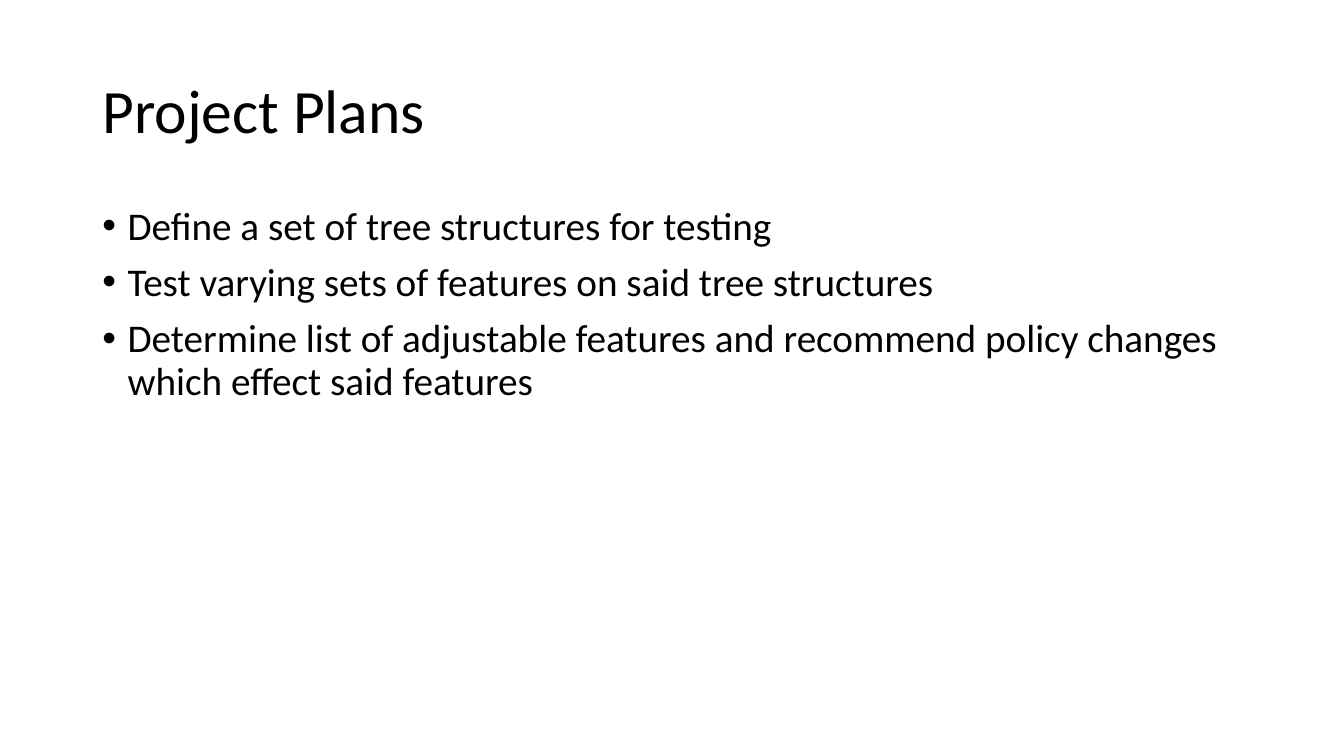
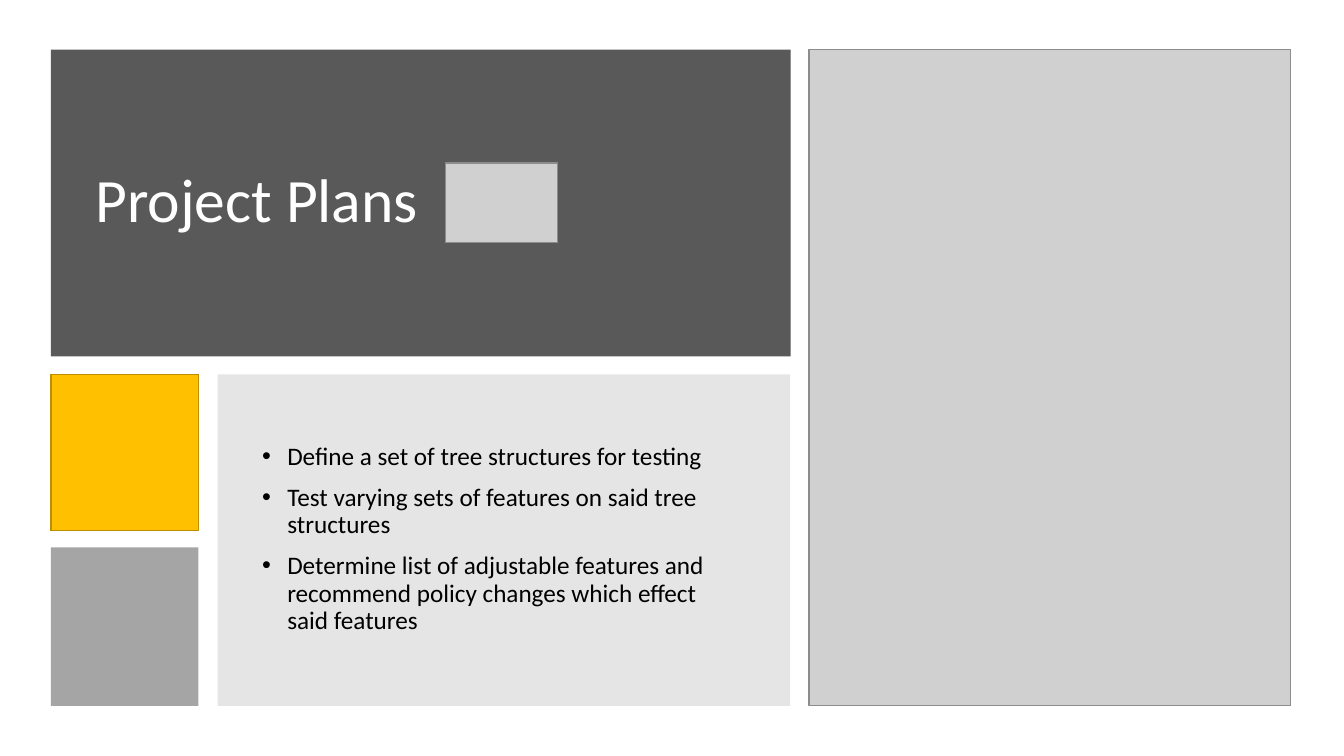
Before and after one commit to DillWithIt77/D2P-Spring-2021, a slide deck: slide 8 of Trees Get Degrees.pptx (slide 7 before the commit). Drawn at 1344x756 pixels with LibreOffice and Linux fonts; fonts in the diff are those of the drawing; grey boxes stand for pictures. Boxes give left, top, right and bottom in pixels: in the first picture for what was removed or moved away, otherwise in the second. Text is boxed around its words. In the diff, an @@ line names an element or a change of style, - is before the commit and + after.

```diff
--- a/Trees Get Degrees.pptx
+++ b/Trees Get Degrees.pptx
@@ rectangle added at [51, 49, 791, 356], fill #595959 @@
@@ picture added at [810, 49, 1292, 706] @@
@@ title "Project Plans": place and size @@
-title "Project Plans" at [102, 90, 425, 144]
+title "Project Plans" at [95, 179, 418, 233]
@@ title "Project Plans" at [95, 179, 418, 233]: text colour #000000 to #FFFFFF @@
@@ picture added at [446, 163, 559, 243] @@
@@ rectangle added at [51, 374, 199, 530], fill #FFC000, outline #BD8E00 1 pt @@
@@ rectangle added at [218, 374, 790, 706], fill #808080 at 20% opacity @@
@@ text "Define a set of tree ...": place and size @@
-text "Define a set of tree ..." at [128, 213, 1216, 396]
+text "Define a set of tree ..." at [287, 447, 704, 629]
@@ text "Define a set of tree ..." at [287, 447, 704, 629]: size 28 to 18 pt; vertical alignment top to middle @@
@@ rectangle added at [51, 547, 199, 706], fill #A5A5A5 @@
```
Also in this commit, not shown: 7 other slides changed, 1 slide added.
